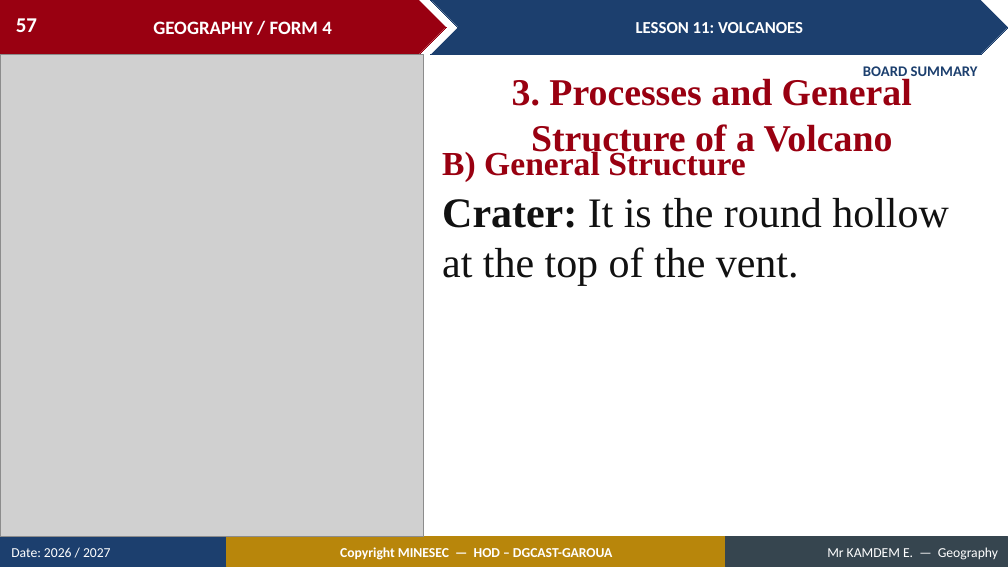
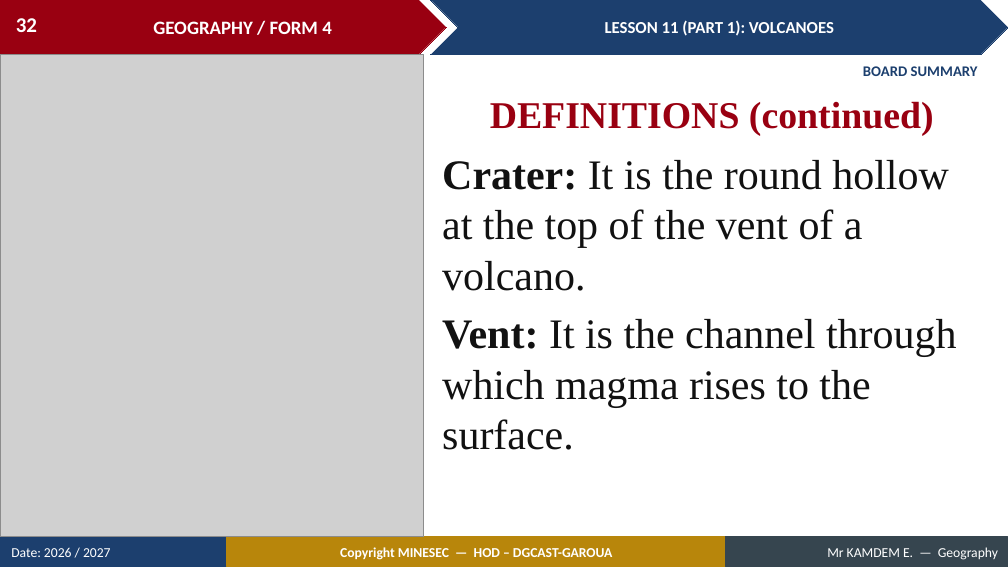
Before and after one commit to Berthautk/linea-github, a slide deck: slide 32 of lecons/F3/14_FORM4_LESSON11_Volcanoes.pptx (slide 57 before the commit). Drawn at 1008x567 pixels with LibreOffice and Linux fonts; fonts in the diff are those of the drawing; grey boxes stand for pictures. Boxes give left, top, right and bottom in pixels: in the first picture for what was removed or moved away, otherwise in the second. Text is boxed around its words. In the diff, an @@ line names an element or a change of style, - is before the commit and + after.

```diff
--- a/lecons/F3/14_FORM4_LESSON11_Volcanoes.pptx
+++ b/lecons/F3/14_FORM4_LESSON11_Volcanoes.pptx
@@ page number at <box>16,18,37,32</box>: text changed @@
-57
+32
@@ text in chevron at <box>605,20,834,36</box>: text changed @@
-LESSON 11: VOLCANOES
+LESSON 11 (PART 1): VOLCANOES
@@ text at <box>490,101,934,136</box>: text changed @@
-3. Processes and General Structure of a Volcano
+DEFINITIONS (continued)
@@ text removed at <box>442,149,745,182</box> @@
-B) General Structure
@@ text at <box>442,160,957,450</box>: text changed @@
-Crater: It is the round hollow at the top of the vent.
+Crater: It is the round hollow at the top of the vent of a volcano.
+Vent: It is the channel through which magma rises to the surface.
```
Also in this commit, not shown: 62 other slides changed, 1 slide added, 31 slides removed, 13 other files.
